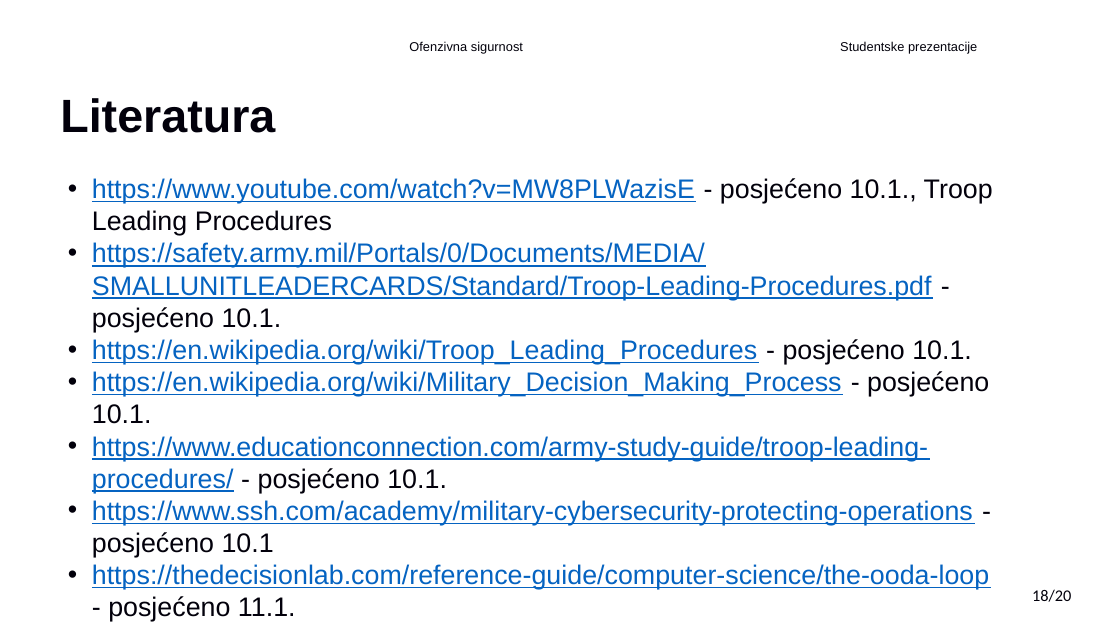
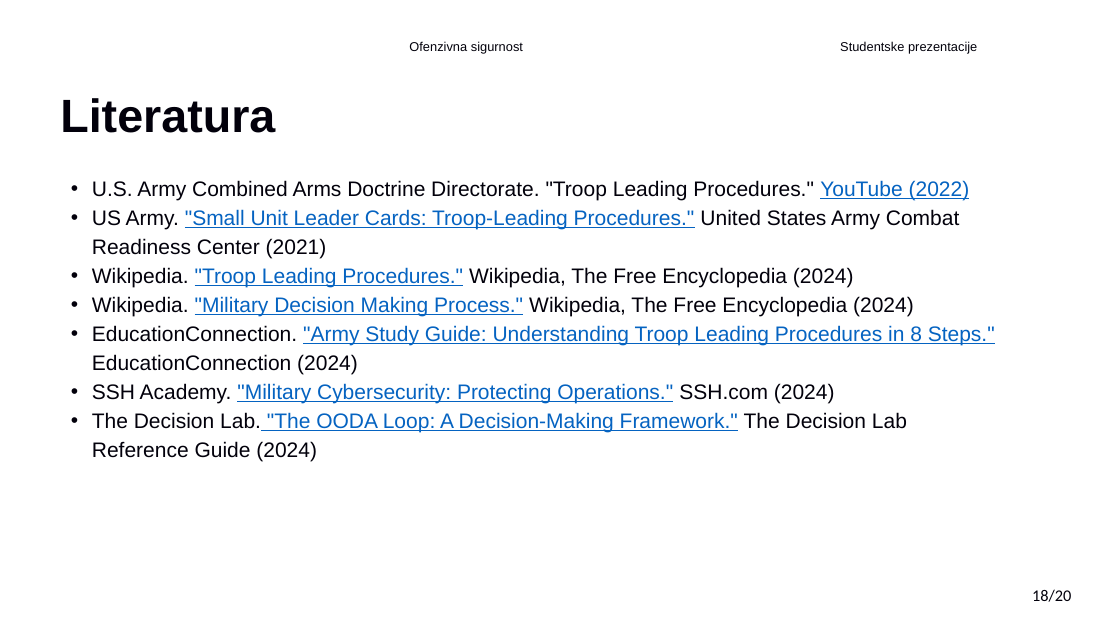
Before and after one commit to Gl1tc6/FER_diplomski, a slide deck: slide 19 of 3semestar/OFESIG/TLP.pptx. Drawn at 1120x630 pixels with LibreOffice and Linux fonts; fonts in the diff are those of the drawing; background and template pictures are left out. Boxes give left, top, right and bottom in pixels: in the first picture for what was removed or moved away, otherwise in the second. Text is boxed around its words. In the diff, an @@ line names an element or a change of style, - is before the commit and + after.

```diff
--- a/3semestar/OFESIG/TLP.pptx
+++ b/3semestar/OFESIG/TLP.pptx
@@ text at bbox=[92, 180, 995, 461]: text changed; size 23 to 18 pt; text colour #0563C1 to #02000B @@
-• https://www.youtube.com/watch?v=MW8PLWazisE - posjećeno 10.1., Troop Leading Procedures
-• https://safety.army.mil/Portals/0/Documents/MEDIA/SMALLUNITLEADERCARDS/Standard/Troop-Leading-Procedures.pdf - posjećeno 10.1.
-• https://en.wikipedia.org/wiki/Troop_Leading_Procedures - posjećeno 10.1.
-• https://en.wikipedia.org/wiki/Military_Decision_Making_Process - posjećeno 10.1.
-• https://www.educationconnection.com/army-study-guide/troop-leading-procedures/ - posjećeno 10.1.
-• https://www.ssh.com/academy/military-cybersecurity-protecting-operations - posjećeno 10.1
-• https://thedecisionlab.com/reference-guide/computer-science/the-ooda-loop - posjećeno 11.1.
+• U.S. Army Combined Arms Doctrine Directorate. "Troop Leading Procedures." YouTube (2022)
+• US Army. "Small Unit Leader Cards: Troop-Leading Procedures." United States Army Combat Readiness Center (2021)
+• Wikipedia. "Troop Leading Procedures." Wikipedia, The Free Encyclopedia (2024)
+• Wikipedia. "Military Decision Making Process." Wikipedia, The Free Encyclopedia (2024)
+• EducationConnection. "Army Study Guide: Understanding Troop Leading Procedures in 8 Steps." EducationConnection (2024)
+• SSH Academy. "Military Cybersecurity: Protecting Operations." SSH.com (2024)
+• The Decision Lab. "The OODA Loop: A Decision-Making Framework." The Decision Lab Reference Guide (2024)
```
Also in this commit, not shown: 9 other slides changed, 1 slide added, 1 slide removed, 11 other files.
